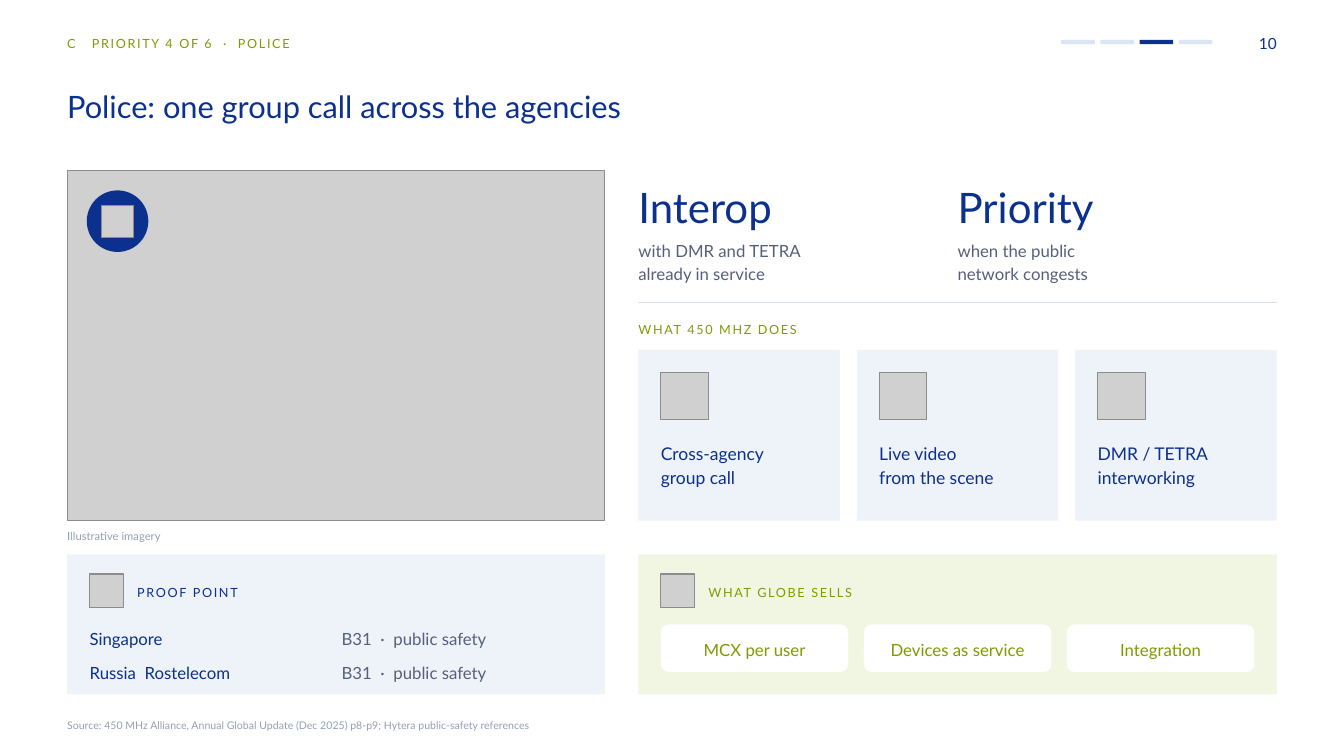
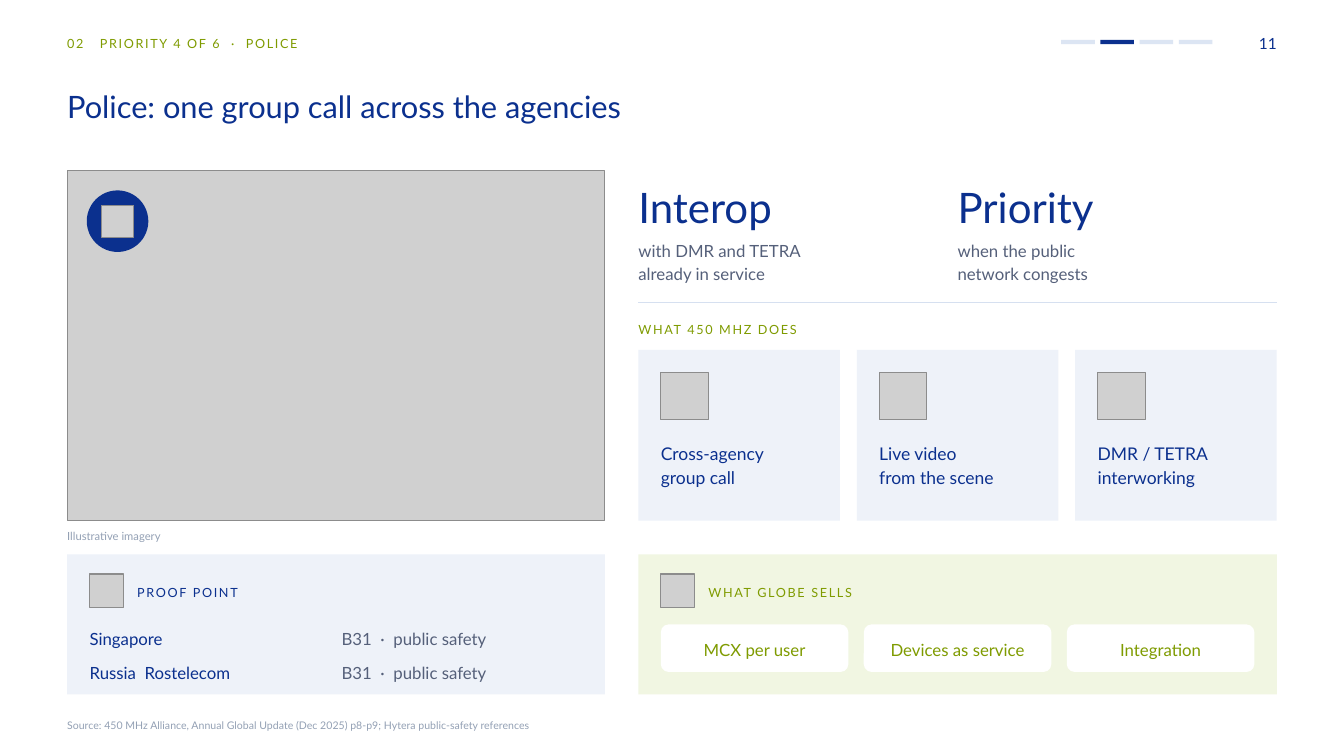
Before and after one commit to mearneste4-max/Philippines-450M, a slide deck: slide 11 of 01_交付物/菲律宾450M方案_v8_对外版.pptx (slide 10 before the commit). Drawn at 1344x756 pixels with LibreOffice and Linux fonts; fonts in the diff are those of the drawing; grey boxes stand for pictures. Boxes give left, top, right and bottom in pixels: in the first picture for what was removed or moved away, otherwise in the second. Text is boxed around its words. In the diff, an @@ line names an element or a change of style, - is before the commit and + after.

```diff
--- a/01_交付物/菲律宾450M方案_v8_对外版.pptx
+++ b/01_交付物/菲律宾450M方案_v8_对外版.pptx
@@ text at bbox=[67, 39, 298, 48]: text changed @@
-C PRIORITY 4 OF 6 · POLICE
+02 PRIORITY 4 OF 6 · POLICE
@@ rectangle at bbox=[1101, 40, 1134, 44]: fill #DCE5F3 to #0B308E @@
@@ rectangle at bbox=[1140, 40, 1174, 44]: fill #0B308E to #DCE5F3 @@
@@ text at bbox=[1259, 38, 1277, 49]: text changed @@
-10
+11
```
Also in this commit, not shown: 13 other slides changed, 5 slides added, 3 slides removed, 24 other files.
